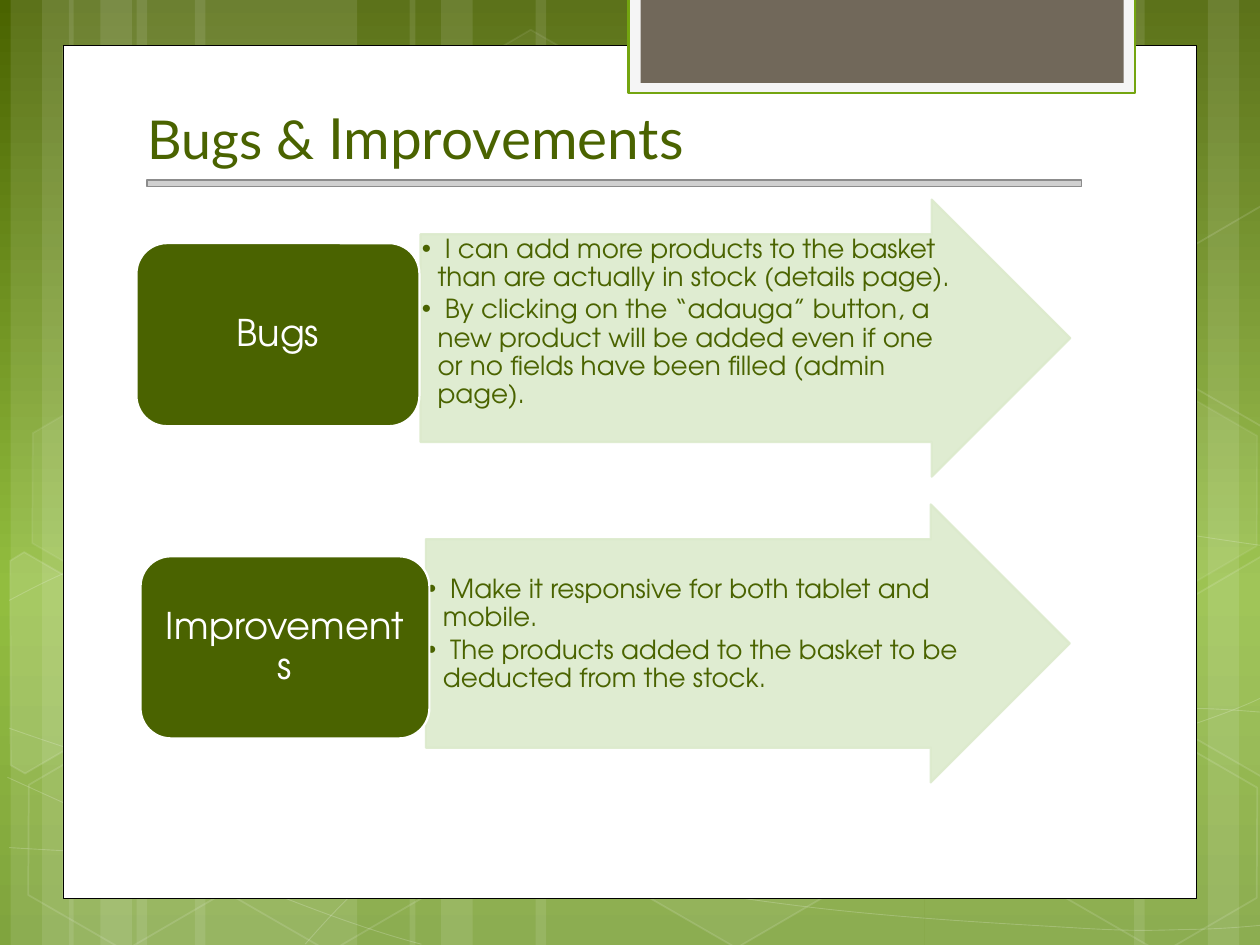
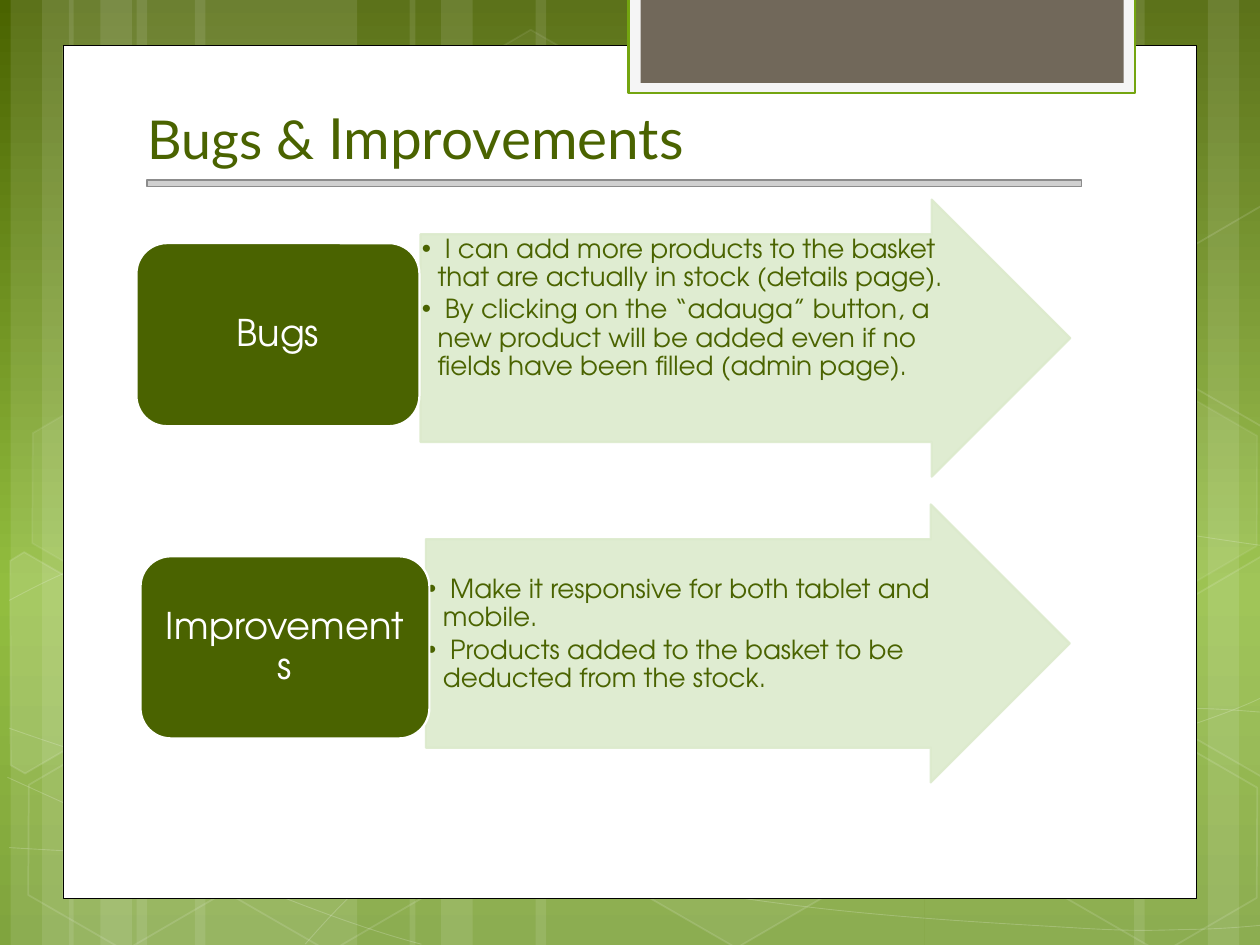
Before and after one commit to Daniela-MI/Final-Project, a slide deck: slide 12 of TeaHi.pptx. Drawn at 1260x945 pixels with LibreOffice and Linux fonts; fonts in the diff are those of the drawing; grey boxes stand for pictures. Boxes give left, top, right and bottom in pixels: in the first picture for what was removed or moved away, otherwise in the second. Text is boxed around its words. In the diff, an @@ line names an element or a change of style, - is before the commit and + after.

```diff
--- a/TeaHi.pptx
+++ b/TeaHi.pptx
@@ text at (438,230,942,381): text changed @@
-  •• I can add more products to the basket than are actually in stock (details page).
-  •• By clicking on the “adauga” button, a new product will be added even if one or no fields have been filled (admin page).
+  •• I can add more products to the basket that are actually in stock (details page).
+  •• By clicking on the “adauga” button, a new product will be added even if no fields have been filled (admin page).
@@ text at (443,639,904,688): text changed @@
-  •• The products added to the basket to be deducted from the stock.
+  •• Products added to the basket to be deducted from the stock.
```
Also in this commit, not shown: 3 other slides changed, 12 other files.
